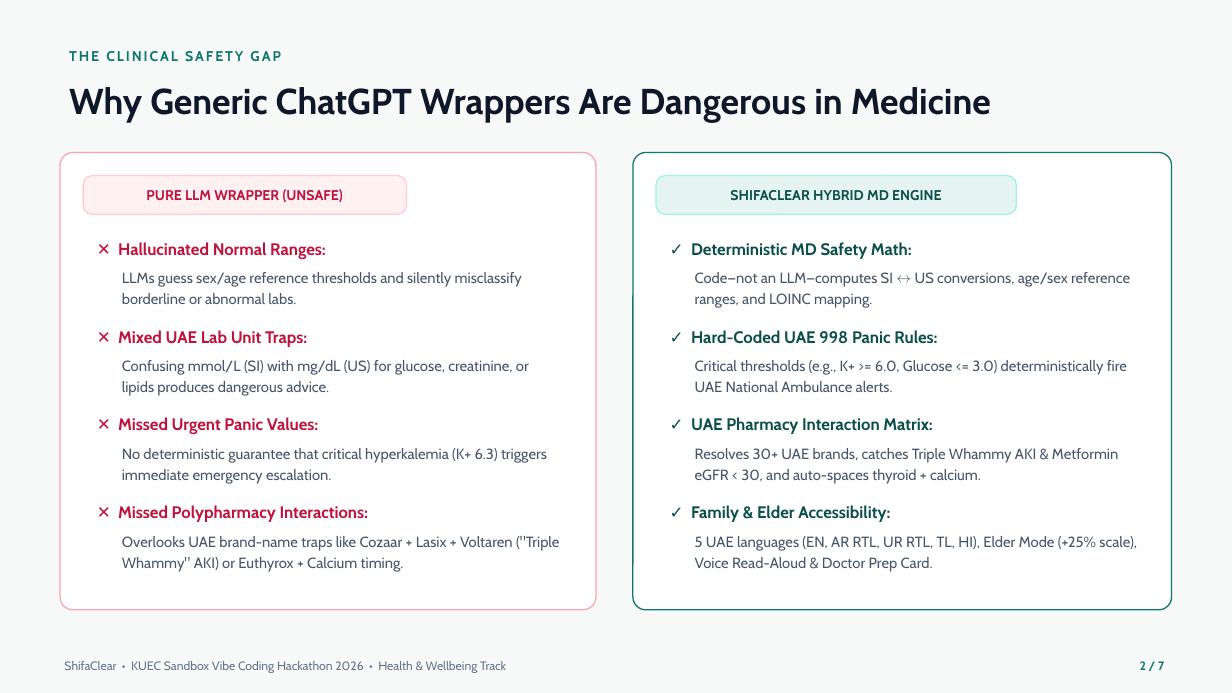
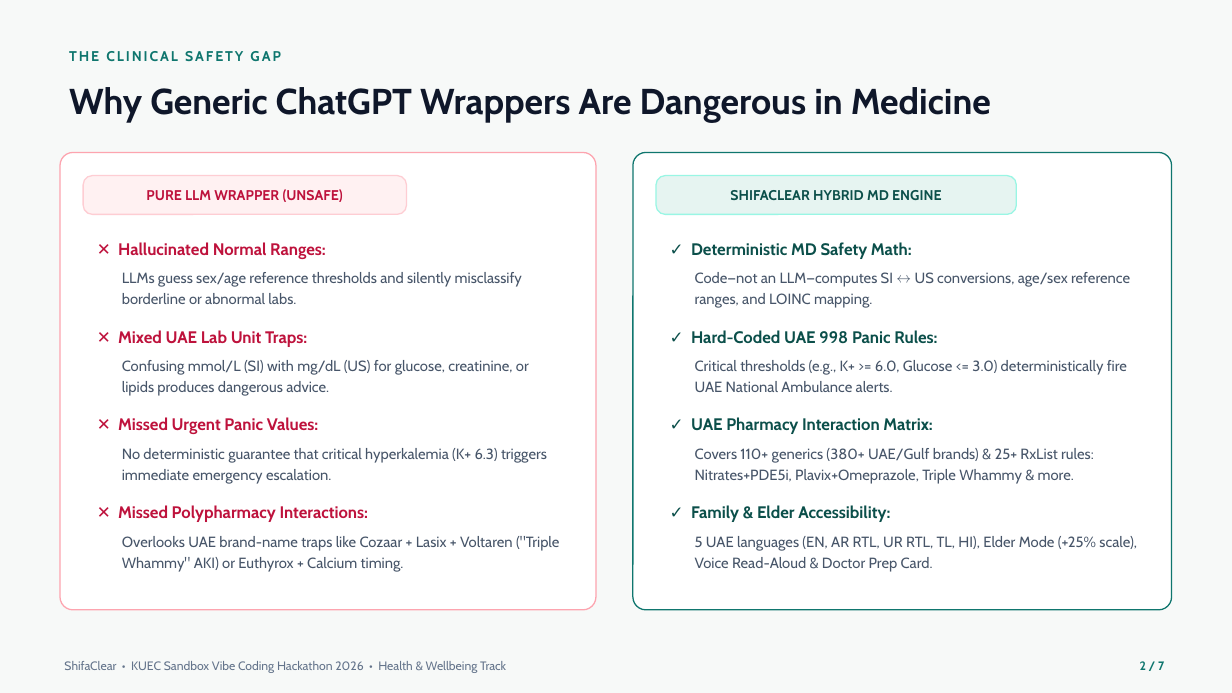
Before and after one commit to EigenLayerovich/Shifa_Clear, a slide deck: slide 2 of ShifaClear_KUEC_Pitch_Deck.pptx. Drawn at 1232x693 pixels with LibreOffice and Linux fonts; fonts in the diff are those of the drawing. Boxes give left, top, right and bottom in pixels: in the first picture for what was removed or moved away, otherwise in the second. Text is boxed around its words. In the diff, an @@ line names an element or a change of style, - is before the commit and + after.

Commit message:
Expand UAE formulary to 110+ generics (380+ UAE/Gulf brands) & 25+ RxList-validated clinical interaction rules

```diff
--- a/ShifaClear_KUEC_Pitch_Deck.pptx
+++ b/ShifaClear_KUEC_Pitch_Deck.pptx
@@ text at bbox=[695, 448, 1094, 484]: text changed @@
-Resolves 30+ UAE brands, catches Triple Whammy AKI & Metformin eGFR < 30, and auto-spaces thyroid + calcium.
+Covers 110+ generics (380+ UAE/Gulf brands) & 25+ RxList rules: Nitrates+PDE5i, Plavix+Omeprazole, Triple Whammy & more.
```
Also in this commit, not shown: 1 other slide changed, 3 other files.
